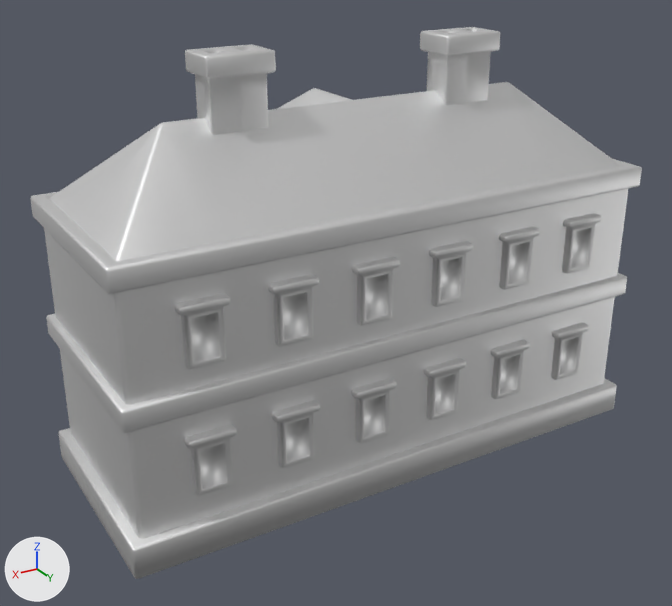
What one commit did to the FBX model Assets/NOTFUN/Cartoon City - Building Pack 1_1/Meshes/Building/Building_114.fbx.
Camera for both pictures: a camera (50 mm lens) standing at (13.6, 21.7, 15.4) and looking at (0.2, -0.5, 4.3). The lights are fixed; the arrows at lower left show +X, +Y and +Z. Where no turn or scale is listed for an object, it has been applied to the vertices.

Objects in the first picture: 'Building_114'.
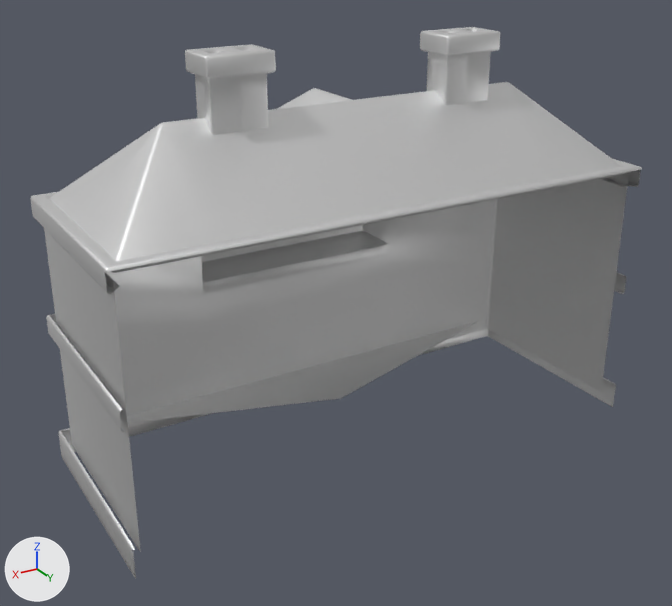
Location of each change, [x1, y1, x2, y2] in pixels of the pictures (672 x 606 px):
'Building_114', reshaped
    before: [30, 27, 642, 579]
    after: [30, 27, 642, 578]
part 1 of me_building_114_002, deleted
    before: [174, 213, 602, 496]
part 2 of me_building_114_002, cut back
    before: [49, 169, 642, 579]

What the commit changed:
me_building_114_002 is used by ob_building_114; location (0.0, 0.0, 0.0).
me_building_114_002 had 3665 vertices, 3289 faces and spanned x -8.3..8.3, y -5.8..3.3, z 0.0..12.1.
me_building_114_002 now has 2739 vertices, 2436 faces and spans x -8.3..8.3, y -5.8..3.3, z 0.0..12.1.
me_building_114_002 part 1: 12 loose pieces with 864 vertices, spanning x -6.6..6.6, y 3.0..3.3, z 1.7..7.0, are deleted.
Part 2, on me_building_114_002:
62 vertices are removed from x -8.3..8.2, y 0.1..3.3, z 0.0..7.8.
99 faces are deleted.
2 new faces join them.
